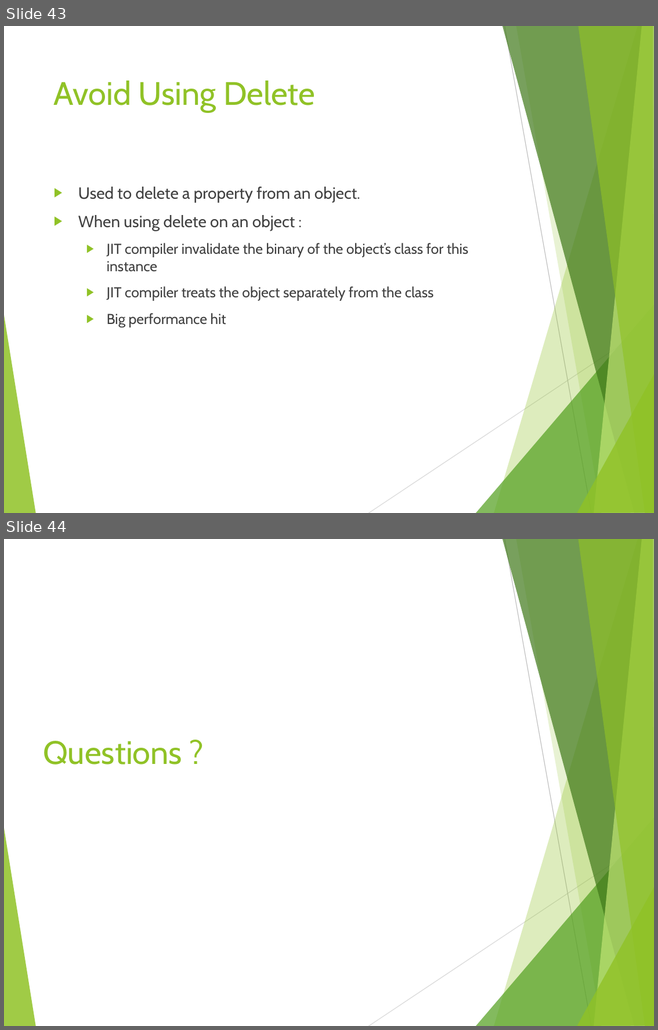
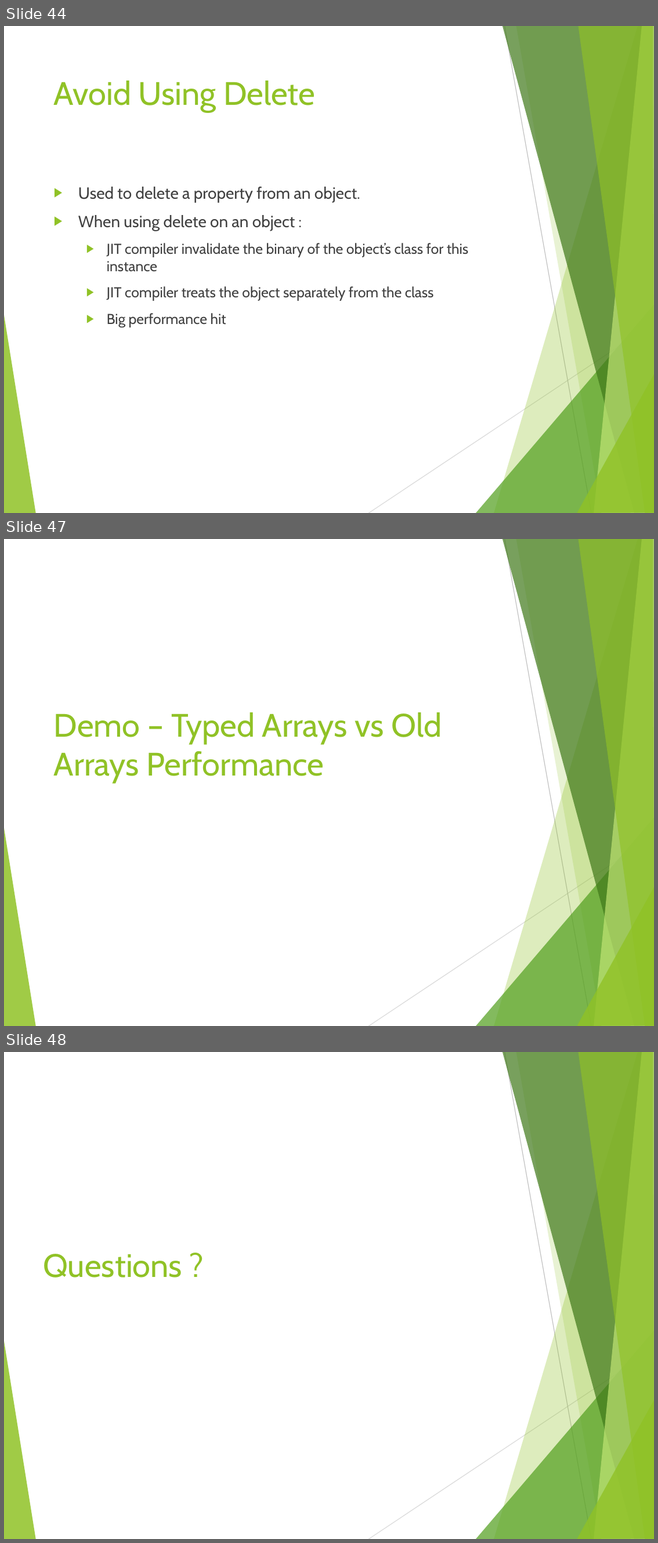
Before and after one commit to tamarstern/MyNodeJSCourse, a slide deck: day2/nodejs_performance/NodeJs_Performance.pptx. Shown one above the other, each under a label of ours: slides 43 and 44 before the commit, slides 44, 47 and 48 after it; the slides between them are not shown. The pictures are 658x1030 and 658x1543 pixels, drawn with LibreOffice and Linux fonts; fonts in the diff are those of the drawing. Boxes give left, top, right and bottom in pixels: in the first picture for what was removed or moved away, otherwise in the second. Text is boxed around its words. In the diff, an @@ line names an element or a change of style, - is before the commit and + after.

Commit message:
performance session

```diff
--- a/day2/nodejs_performance/NodeJs_Performance.pptx
+++ b/day2/nodejs_performance/NodeJs_Performance.pptx
@@ slide 47 added at [4, 539, 654, 1026], background #FFFFFF; not listed: 10 template elements that a slide beside it also shows @@
@@ title added at [54, 712, 442, 783], 36 pt, text #90C226 @@
+Demo – Typed Arrays vs Old Arrays Performance
@@ what was slide 43 is now slide 44 @@
@@ what was slide 44 is now slide 48 @@
```
Also in this commit, not shown: 3 slides changed, 3 other slides added, 5 other files.
